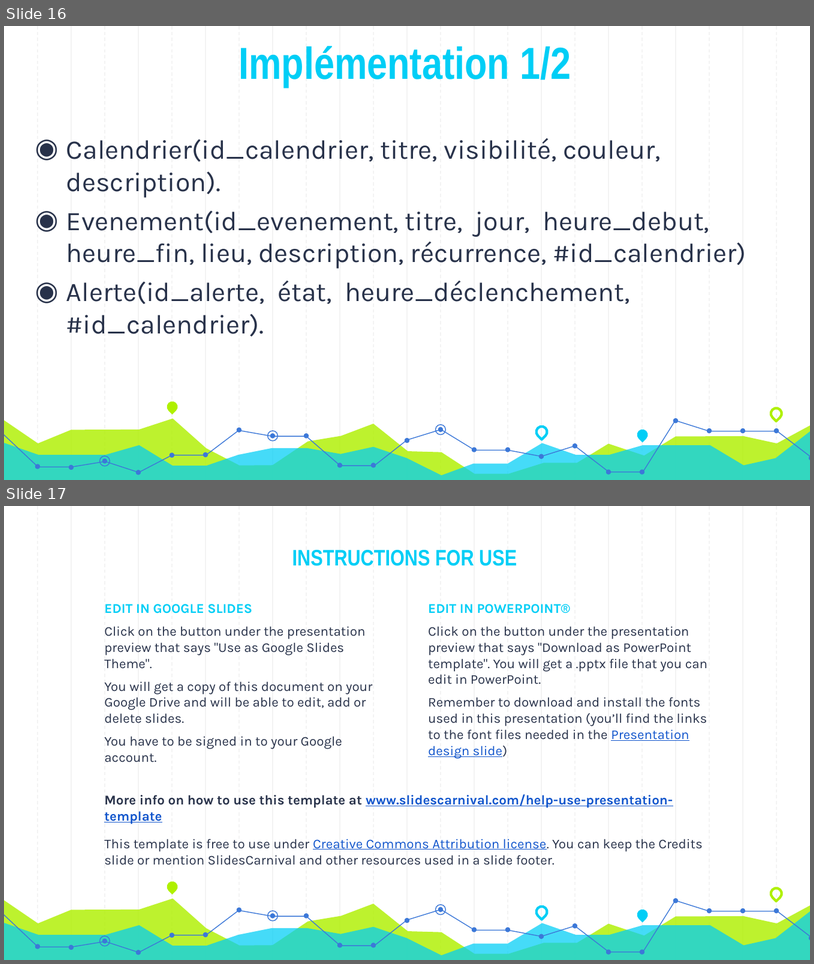
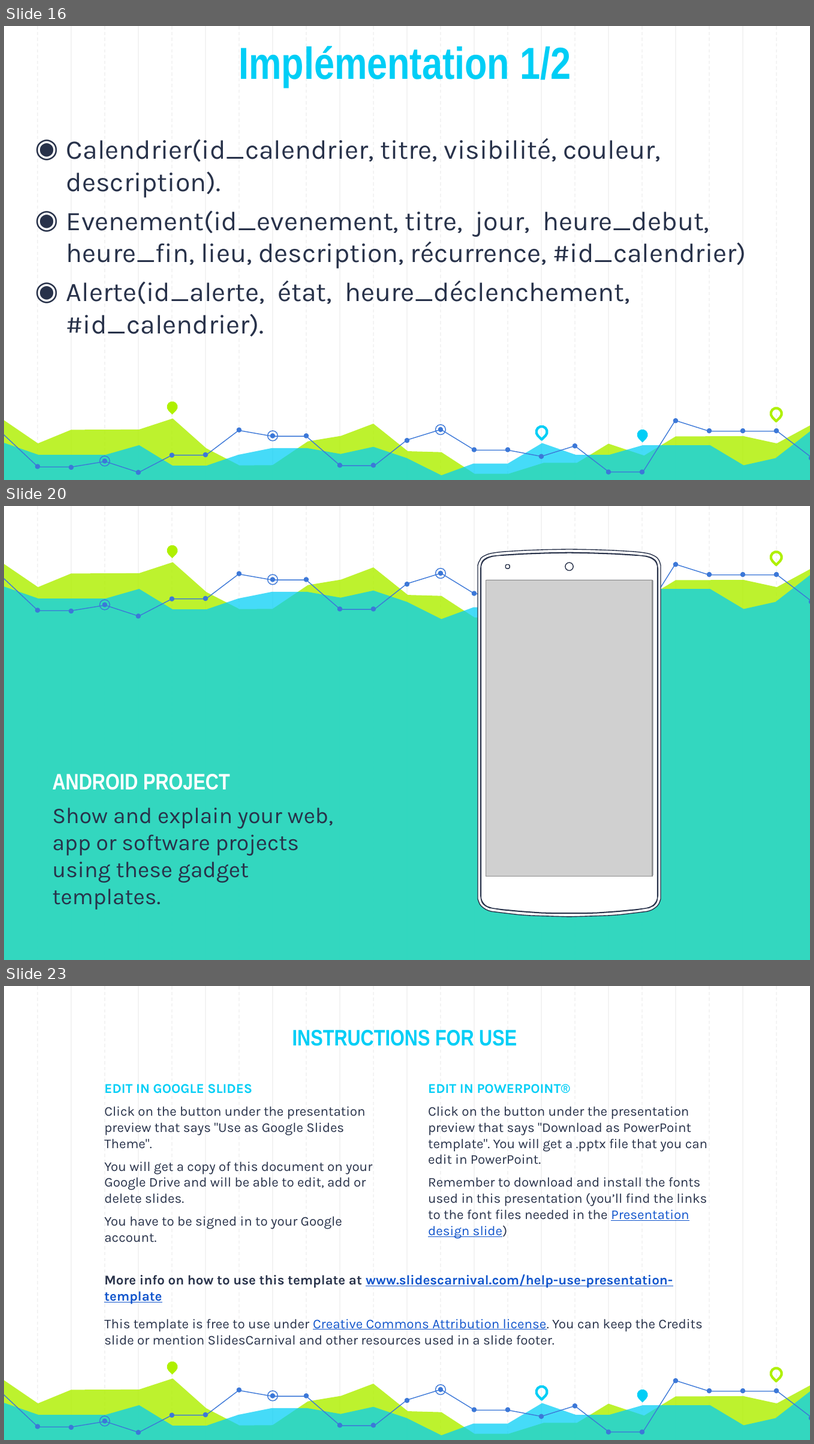
Before and after one commit to AzeddineZadir/docpfc, a slide deck: présentation_aze.pptx. Shown one above the other, each under a label of ours: slides 16 and 17 before the commit, slides 16, 20 and 23 after it; the slides between them are not shown. The pictures are 814x964 and 814x1444 pixels, drawn with LibreOffice and Linux fonts; fonts in the diff are those of the drawing; grey boxes stand for pictures. Boxes give left, top, right and bottom in pixels: in the first picture for what was removed or moved away, otherwise in the second. Text is boxed around its words. In the diff, an @@ line names an element or a change of style, - is before the commit and + after.

```diff
--- a/présentation_aze.pptx
+++ b/présentation_aze.pptx
@@ slide 20 added at (4,506,810,960), background #FFFFFF; not listed: 23 template elements that a slide beside it also shows @@
@@ teardrop added at (165,543,180,558), fill #AFF000 @@
@@ freeform shape added at (478,550,661,916), fill #FFFFFF, outline #28324A 0.75 pt @@
@@ teardrop added at (769,550,783,565), outline #AFF000 2.25 pt @@
@@ freeform shape added at (4,562,810,960), fill #AFF000 at 82% opacity @@
@@ freeform shape added at (4,574,810,960), fill #00CEF6 at 73% opacity @@
@@ freeform shape added at (4,574,374,616), outline #3C78D8 0.75 pt @@
@@ ellipse added at (267,574,278,585), outline #3C78D8 0.75 pt @@
@@ freeform shape added at (374,563,676,616), outline #3C78D8 0.75 pt @@
@@ ellipse added at (435,568,446,579), outline #3C78D8 0.75 pt @@
@@ teardrop added at (534,568,549,582), outline #00CEF6 2.25 pt @@
@@ teardrop added at (635,571,650,586), fill #00CEF6 @@
@@ freeform shape added at (677,564,810,600), outline #3C78D8 0.75 pt @@
@@ rectangle added at (486,580,653,876), fill #F3F3F3, outline #28324A 0.75 pt @@
@@ picture added at (486,580,653,876) @@
@@ ellipse added at (100,600,110,610), outline #3C78D8 0.75 pt @@
@@ group added at (35,562,810,618): 19 ellipses @@
@@ text added at (53,774,333,909), 20 pt, text #28324A @@
+ANDROID PROJECT
+Show and explain your web, app or software projects using these gadget templates.
@@ what was slide 17 is now slide 23 @@
```
Also in this commit, not shown: 2 slides changed, 5 other slides added.
